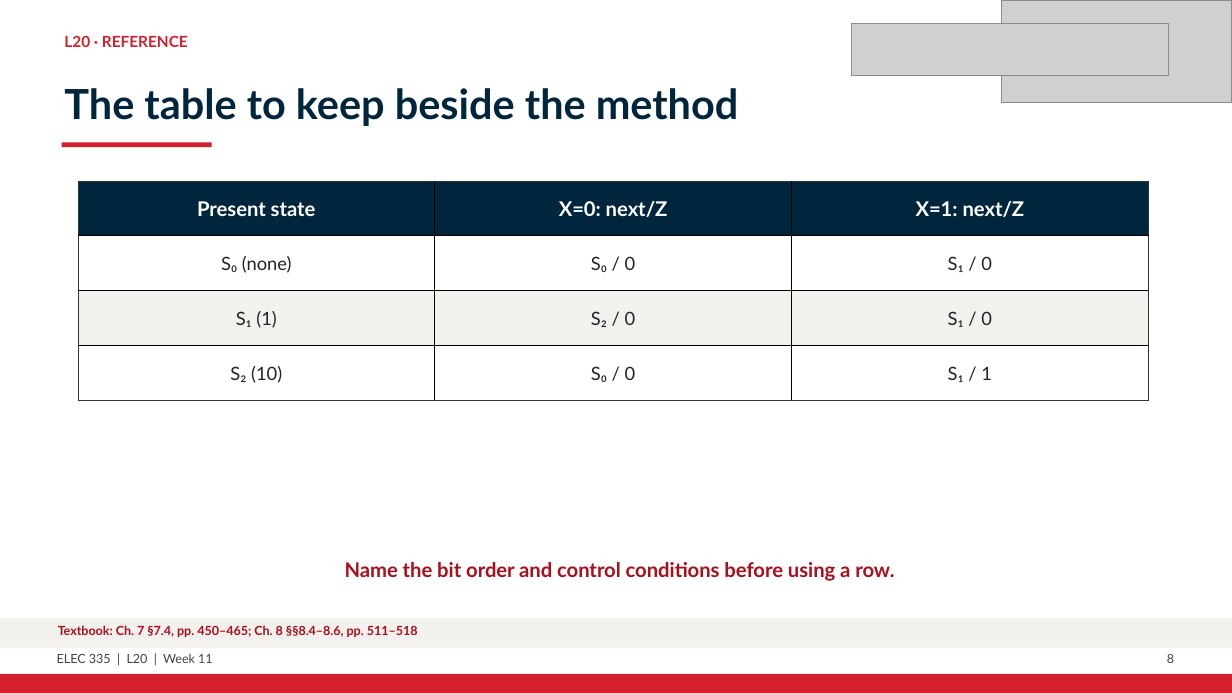
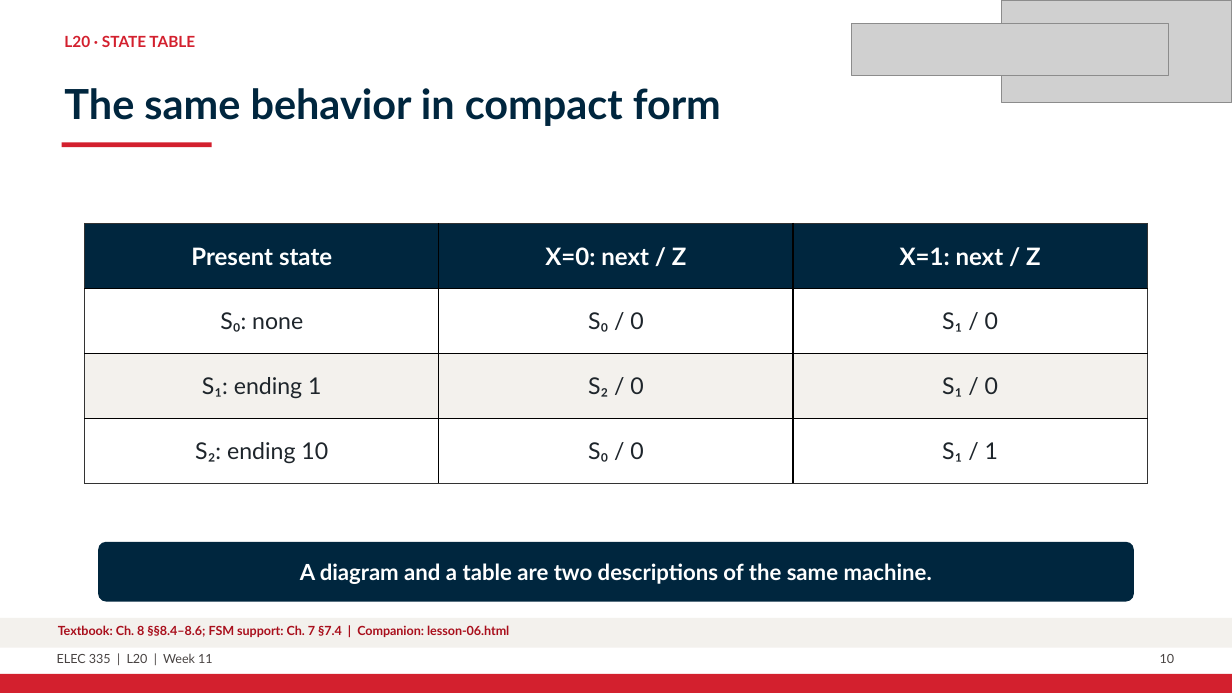
Before and after one commit to shujaansari/elec335-sequential, a slide deck: slide 10 of Slides_Course_Continuation_2026/L20_W11_fsm_synthesis_Continuation.pptx (slide 8 before the commit). Drawn at 1232x693 pixels with LibreOffice and Linux fonts; fonts in the diff are those of the drawing; grey boxes stand for pictures. Boxes give left, top, right and bottom in pixels: in the first picture for what was removed or moved away, otherwise in the second. Text is boxed around its words. In the diff, an @@ line names an element or a change of style, - is before the commit and + after.

```diff
--- a/Slides_Course_Continuation_2026/L20_W11_fsm_synthesis_Continuation.pptx
+++ b/Slides_Course_Continuation_2026/L20_W11_fsm_synthesis_Continuation.pptx
@@ text at box(64, 35, 195, 47): text changed @@
-L20 · REFERENCE
+L20 · STATE TABLE
@@ text at box(64, 88, 721, 126): text changed @@
-The table to keep beside the method
+The same behavior in compact form
@@ table at box(85, 224, 1147, 483) @@
-row 1, column 2: X=0: next/Z
+row 1, column 2: X=0: next / Z
-row 1, column 3: X=1: next/Z
+row 1, column 3: X=1: next / Z
-row 2, column 1: S₀ (none)
+row 2, column 1: S₀: none
-row 3, column 1: S₁ (1)
+row 3, column 1: S₁: ending 1
-row 4, column 1: S₂ (10)
+row 4, column 1: S₂: ending 10
@@ size 15.8 to 18.8 pt in "Present state" @@
@@ size 14.2 to 18 pt in "S₀ / 0", "S₁ / 0", "S₂ / 0", "S₁ / 0" and 2 more places @@
@@ table: place and size @@
-table at box(78, 181, 1148, 401)
+table at box(85, 224, 1147, 483)
@@ rounded rectangle: place and size @@
-rounded rectangle at box(345, 562, 894, 581)
+rounded rectangle at box(98, 542, 1134, 602)
@@ rounded rectangle at box(98, 542, 1134, 602): fill none to #00263E @@
@@ text added at box(300, 563, 932, 584), 17.2 pt, text #FFFFFF, bold @@
+A diagram and a table are two descriptions of the same machine.
@@ text in rounded rectangle at box(345, 562, 894, 581): text removed @@
-Name the bit order and control conditions before using a row.
@@ text at box(58, 625, 509, 637): text changed @@
-Textbook: Ch. 7 §7.4, pp. 450–465; Ch. 8 §§8.4–8.6, pp. 511–518
+Textbook: Ch. 8 §§8.4–8.6; FSM support: Ch. 7 §7.4 | Companion: lesson-06.html
@@ text at box(1160, 654, 1175, 663): text changed @@
-8
+10
```
Also in this commit, not shown: 2 other slides changed, 28 slides added, 16 slides removed, 8 other files.
